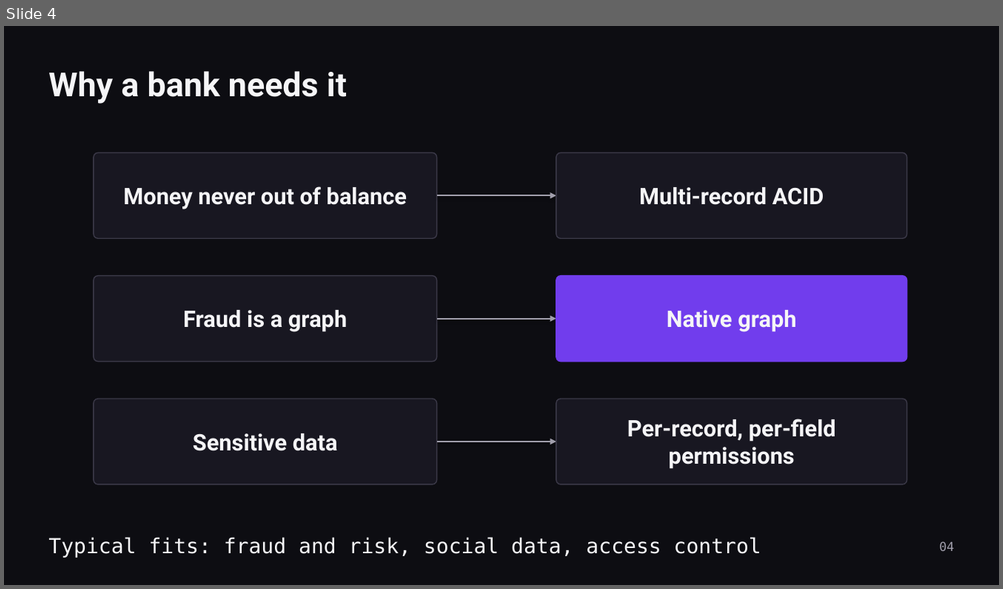
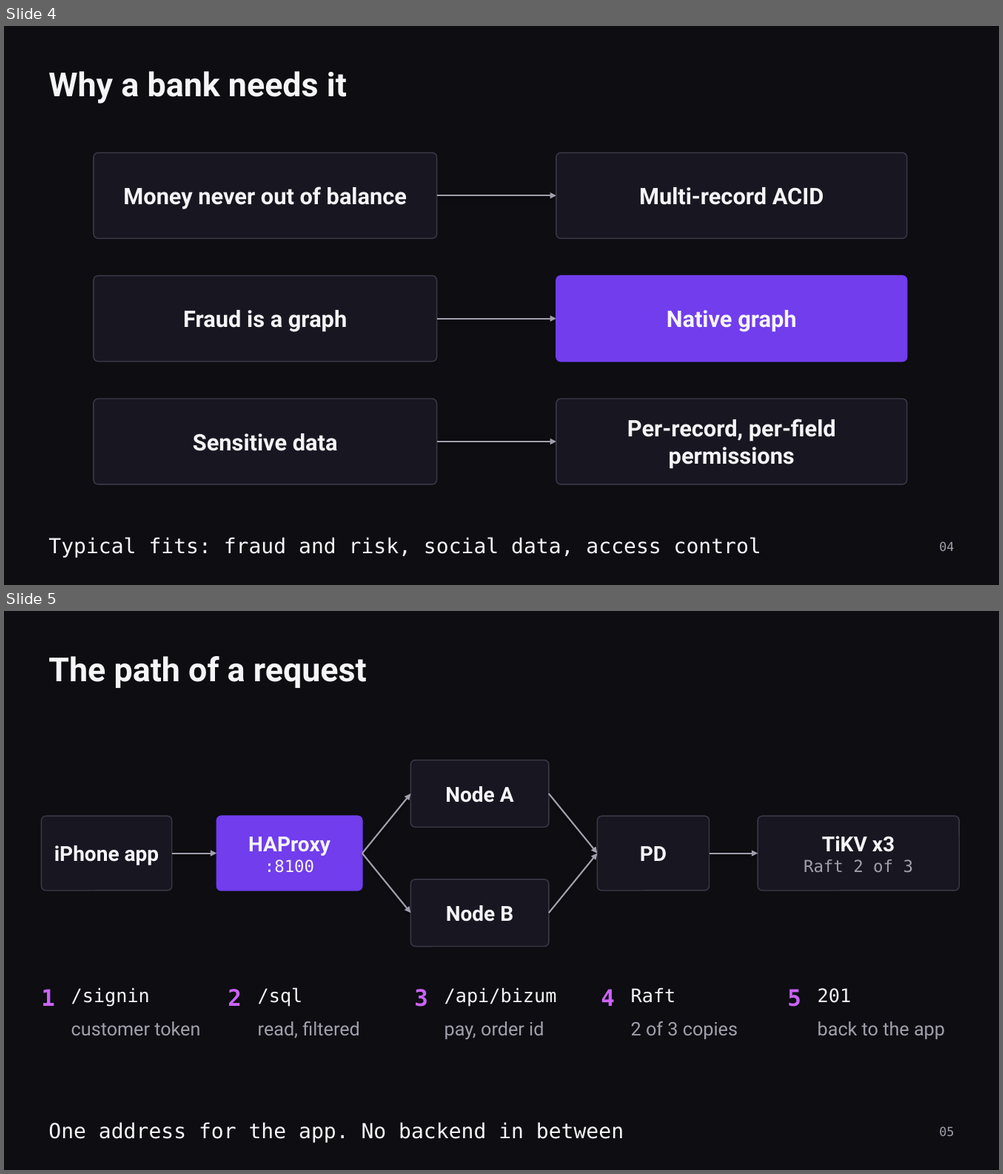
Before and after one commit to Dominican-Express/dominican-ios, a slide deck: presentation/dominican-express.pptx. Shown one above the other, each under a label of ours: slide 4 before the commit, slides 4 and 5 after it. The pictures are 1003x589 and 1003x1174 pixels, drawn with LibreOffice and Linux fonts; fonts in the diff are those of the drawing. Boxes give left, top, right and bottom in pixels: in the first picture for what was removed or moved away, otherwise in the second. Text is boxed around its words. In the diff, an @@ line names an element or a change of style, - is before the commit and + after.

```diff
--- a/presentation/dominican-express.pptx
+++ b/presentation/dominican-express.pptx
@@ slide 5 added at (4, 611, 999, 1170), background #0D0D12 @@
@@ text added at (48, 656, 367, 688), 32 pt, text #F5F5F7, bold @@
+The path of a request
@@ rounded rectangle added at (410, 760, 549, 827), fill #181721, outline #3B3948 1 pt, 20 pt, text #F5F5F7, bold @@
+Node A
@@ arrow added from (362, 854) to (410, 794), #A19FAC 1.5 pt @@
@@ arrow added from (549, 794) to (597, 854), #A19FAC 1.5 pt @@
@@ rounded rectangle added at (41, 816, 172, 891), fill #181721, outline #3B3948 1 pt, 20 pt, text #F5F5F7, bold @@
+iPhone app
@@ rounded rectangle added at (216, 816, 362, 891), fill #713DED, outline #713DED 1 pt, 20 pt, text #F5F5F7, bold @@
+HAProxy
+:8100
@@ rounded rectangle added at (597, 816, 709, 891), fill #181721, outline #3B3948 1 pt, 20 pt, text #F5F5F7, bold @@
+PD
@@ rounded rectangle added at (757, 816, 959, 891), fill #181721, outline #3B3948 1 pt, 16 pt, text #A19FAC @@
+TiKV x3
+Raft 2 of 3
@@ arrow added from (172, 854) to (216, 854), #A19FAC 1.5 pt @@
@@ arrow added from (362, 854) to (410, 913), #A19FAC 1.5 pt @@
@@ arrow added from (549, 913) to (597, 854), #A19FAC 1.5 pt @@
@@ arrow added from (709, 854) to (757, 854), #A19FAC 1.5 pt @@
@@ rounded rectangle added at (410, 880, 549, 947), fill #181721, outline #3B3948 1 pt, 20 pt, text #F5F5F7, bold @@
+Node B
@@ text added at (258, 988, 303, 1007), 18 pt, text #F5F5F7 @@
+/sql
@@ text added at (41, 989, 55, 1006), 22 pt, text #CB63F9, bold @@
+1
@@ text added at (71, 988, 150, 1007), 18 pt, text #F5F5F7 @@
+/signin
@@ text added at (227, 989, 242, 1006), 22 pt, text #CB63F9, bold @@
+2
@@ text added at (414, 989, 428, 1007), 22 pt, text #CB63F9, bold @@
+3
@@ text added at (444, 988, 557, 1007), 18 pt, text #F5F5F7 @@
+/api/bizum
@@ text added at (600, 989, 614, 1006), 22 pt, text #CB63F9, bold @@
+4
@@ text added at (631, 988, 676, 1003), 18 pt, text #F5F5F7 @@
+Raft
@@ text added at (787, 989, 801, 1007), 22 pt, text #CB63F9, bold @@
+5
@@ text added at (817, 988, 851, 1003), 18 pt, text #F5F5F7 @@
+201
@@ text added at (71, 1022, 200, 1036), 18 pt, text #A19FAC @@
+customer token
@@ text added at (258, 1022, 360, 1039), 18 pt, text #A19FAC @@
+read, filtered
@@ text added at (444, 1022, 543, 1040), 18 pt, text #A19FAC @@
+pay, order id
@@ text added at (631, 1022, 737, 1039), 18 pt, text #A19FAC @@
+2 of 3 copies
@@ text added at (817, 1022, 945, 1039), 18 pt, text #A19FAC @@
+back to the app
@@ text added at (48, 1122, 623, 1143), 20 pt, text #F5F5F7 @@
+One address for the app. No backend in between
@@ text added at (939, 1127, 953, 1136), 12 pt, text #A19FAC @@
+05
```
Also in this commit, not shown: 8 slides changed, 2 other slides added, 3 slides removed, 2 other files.
